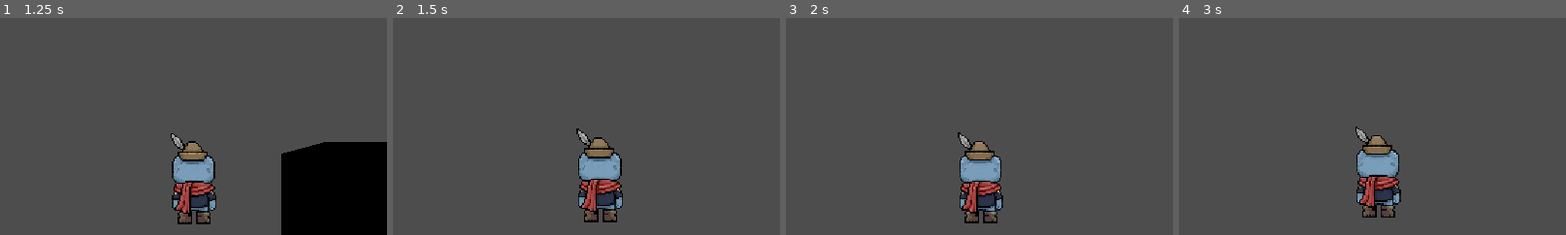
Above: before the commit, frames 1-4 (left to right).
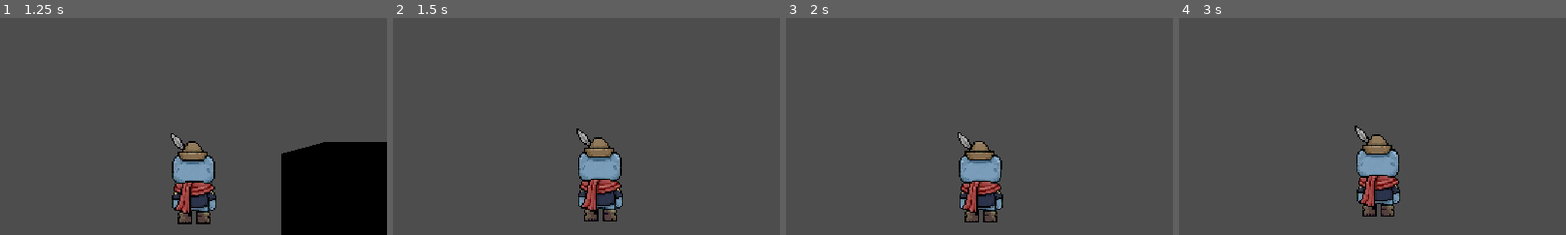
Above: after the commit, the same moments.

Repository: DBorgKiwami/group-project
Game: Godot game, scene res://scenes/levels/3d/testlevel.tscn
Same seed, same stepped clock (60 frames per second), same inputs: the game is played once before the commit and once after it. The engine's default icon, where the game draws it, is replaced by a stand-in: a white triangle on a blue panel in a dark square.
Inputs (mouse positions are % of the whole screen's width and height, from its top left):
- Up to frame 1 (1.25 s): tap Enter (ui_accept) at 0.5, 0.77 s; move the mouse to (55, 50) at 0.52 s; hold Up (ui_up) from 0.53 s (still down); hold Shift (attack) from 0.53 s (still down)
- Up to frame 2 (1.5 s): keep holding Up (ui_up); move the mouse to (45, 50) at 1.27 s; release Shift (attack) at 1.28 s; tap / (grapple) at 1.35 s
- Up to frame 3 (2 s): keep holding Up (ui_up); tap Enter (ui_accept) at 1.52 s
- Up to frame 4 (3 s): keep holding Up (ui_up); move the mouse to (52, 48) at 2.02 s; hold E (interact) 2.03-2.78 s; move the mouse to (49, 52) at 2.77 s; tap Shift (attack) at 2.85 s
The pictures show only the part of the screen within x 25-75%, y 13-63%; the shares and areas given below are measured in that part.

Frame 1 is identical in both runs. In frame 2, 0.2% of the frame differs, in the area x 47-60%, y 60-95%; in frame 3, 0.2%; in frame 4, 0.5%, in the area x 45-58%, y 49-92%.

Commit message:
Bounce Pad functionality

Diff:
--- /dev/null
+++ b/bouncepad.gd
@@ -0,0 +1,14 @@
+extends StaticBody3D
+class_name BouncePad
+
+@export var bounce_strength := 10.0
+
+
+# Called when the node enters the scene tree for the first time.
+func _ready() -> void:
+	pass # Replace with function body.
+
+
+# Called every frame. 'delta' is the elapsed time since the previous frame.
+func _process(delta: float) -> void:
+	pass
--- /dev/null
+++ b/scenes/elements/bouncepad.tscn
@@ -0,0 +1,6 @@
+[gd_scene format=3 uid="uid://sq0fy66udhma"]
+
+[ext_resource type="Script" uid="uid://bwtv1nr3o23q1" path="res://bouncepad.gd" id="1_mfc0g"]
+
+[node name="Node3D" type="StaticBody3D" unique_id=1389826334]
+script = ExtResource("1_mfc0g")
--- a/scenes/elements/grapplepoint3d.tscn
+++ b/scenes/elements/grapplepoint3d.tscn
@@ -66,7 +66,7 @@
 animationController = NodePath("AnimationPlayer")
 
 [node name="Sprite3D" type="Sprite3D" parent="." unique_id=1884714127]
-billboard = 1
+billboard = 2
 texture = ExtResource("2_xjyrf")
 
 [node name="CollisionShape3D" type="CollisionShape3D" parent="." unique_id=1805620442]
--- a/scenes/levels/3d/testlevel.tscn
+++ b/scenes/levels/3d/testlevel.tscn
@@ -4,10 +4,14 @@
 [ext_resource type="PackedScene" uid="uid://ym375o801vpr" path="res://scenes/elements/grapplepoint3d.tscn" id="1_wopdt"]
 [ext_resource type="PackedScene" uid="uid://w3pslpy51esi" path="res://scenes/ui/dialogue_player.tscn" id="3_55jh8"]
 [ext_resource type="PackedScene" uid="uid://ci0hbngdv8pin" path="res://scenes/elements/dialogue_area.tscn" id="4_iy7w8"]
+[ext_resource type="PackedScene" uid="uid://sq0fy66udhma" path="res://scenes/elements/bouncepad.tscn" id="5_oeqc7"]
 
 [sub_resource type="WorldBoundaryShape3D" id="WorldBoundaryShape3D_x14dw"]
 
 [sub_resource type="BoxMesh" id="BoxMesh_b81ow"]
+
+[sub_resource type="BoxShape3D" id="BoxShape3D_ybvn3"]
+size = Vector3(2.4766235, 1, 2.0994873)
 
 [node name="Testlevel" type="Node3D" unique_id=674870779]
 
@@ -31,4 +35,11 @@
 [node name="Dialogue Area" parent="." unique_id=1771981628 instance=ExtResource("4_iy7w8")]
 transform = Transform3D(1, 0, 0, 0, 1, 0, 0, 0, 1, -2.3124695, 0, 0)
 
+[node name="Node3D" parent="." unique_id=1389826334 instance=ExtResource("5_oeqc7")]
+
+[node name="CollisionShape3D" type="CollisionShape3D" parent="Node3D" unique_id=1779344334]
+transform = Transform3D(1, 0, 0, 0, 1, 0, 0, 0, 1, -4.4830203, 0, 0.54974365)
+shape = SubResource("BoxShape3D_ybvn3")
+
 [editable path="Dialogue Area"]
+[editable path="Node3D"]
--- a/scenes/player/3dplatformingcharacter.tscn
+++ b/scenes/player/3dplatformingcharacter.tscn
@@ -79,7 +79,7 @@
 
 [node name="AnimatedSprite3D" type="AnimatedSprite3D" parent="." unique_id=858905964]
 pixel_size = 0.03
-billboard = 1
+billboard = 2
 texture_filter = 2
 sprite_frames = SubResource("SpriteFrames_g608u")
 animation = &"test"
--- a/scripts/playermovement/player3d.gd
+++ b/scripts/playermovement/player3d.gd
@@ -1,4 +1,5 @@
 extends CharacterBody3D
+class_name Player3D
 
 @export var sprite : AnimatedSprite3D
 @export var grappleArea : Area3D
@@ -20,6 +21,10 @@
 var grappling = false
 var inDialogue = false
 var lastDirection = Vector2.ZERO
+
+func bounce(bounce_height):
+	velocity.y = bounce_height
+	pass
 
 func _ready():
 	Input.set_mouse_mode(Input.MOUSE_MODE_CAPTURED)
@@ -125,6 +130,14 @@
 
 	move_and_slide()
 
+#	Check what we last collided with
+	var last_collision = get_last_slide_collision()
+	if last_collision:
+#		If its a bounce pad, bounce!
+#		For performance reasons it may be precient to change this to run on area instead. Instead of calling this function every second, it would only call on entry to a specific area, improving framerates
+		if last_collision.get_collider() is BouncePad:
+			bounce(last_collision.get_collider().bounce_strength)
+
 
 func _on_area_3d_area_entered(area: Area3D) -> void:
 	if area is GrapplePoint3D:
Not shown, added: bouncepad.gd.uid
